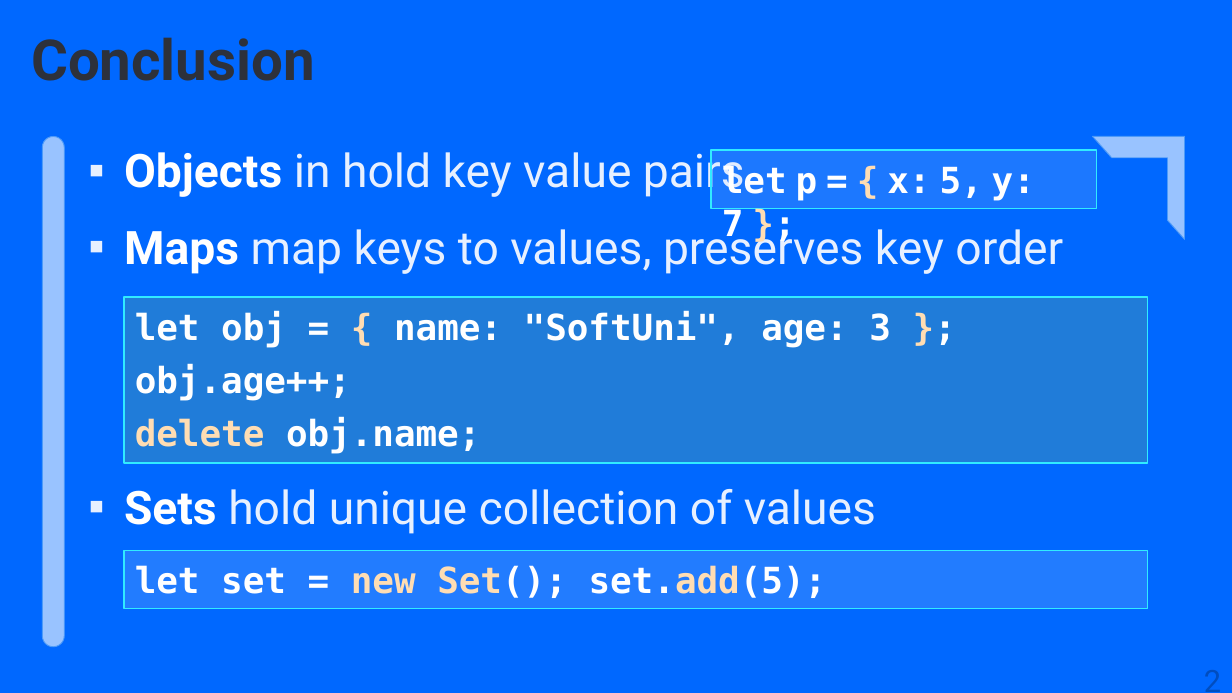
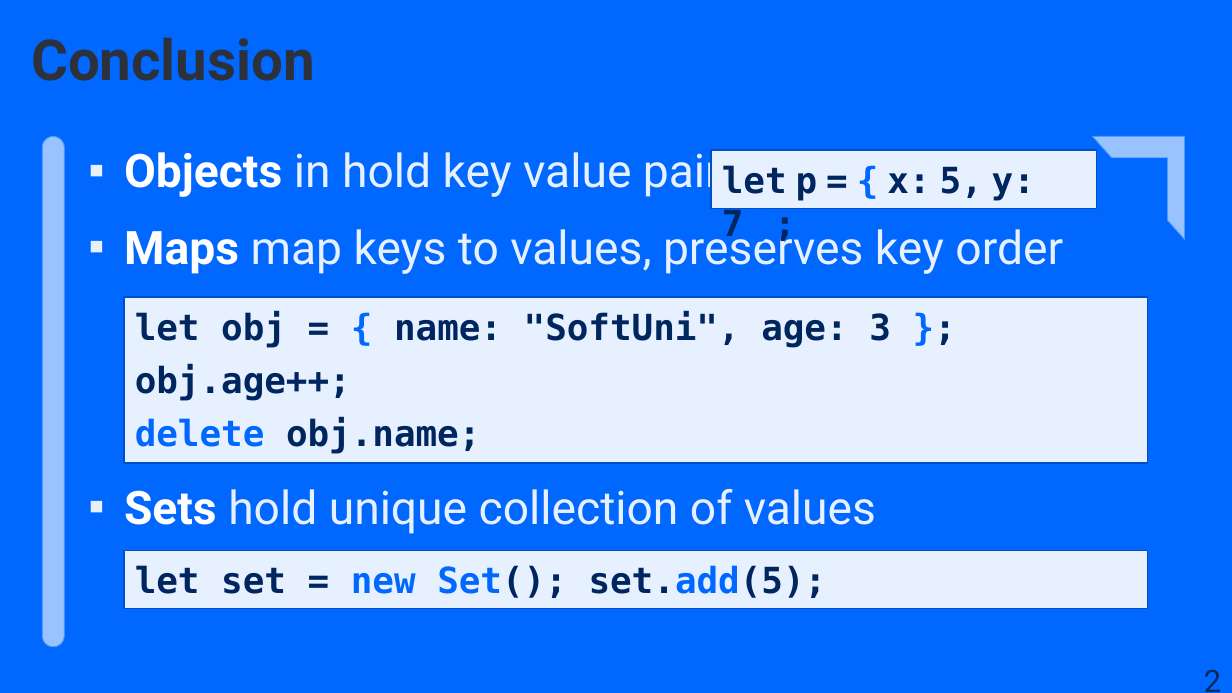
Before and after one commit to SoftUni/SoftUni-Course-Converter, a slide deck: slide 23 of Document-Templates/SoftUni-BUDITEL-PowerPoint-Template-EN-Apr-2024.pptx. Drawn at 1232x693 pixels with LibreOffice and Linux fonts; fonts in the diff are those of the drawing; background and template pictures are left out. Boxes give left, top, right and bottom in pixels: in the first picture for what was removed or moved away, otherwise in the second. Text is boxed around its words. In the diff, an @@ line names an element or a change of style, - is before the commit and + after.

Commit message:
Added SoftUni Buditel templates (still unfinished)

```diff
--- a/Document-Templates/SoftUni-BUDITEL-PowerPoint-Template-EN-Apr-2024.pptx
+++ b/Document-Templates/SoftUni-BUDITEL-PowerPoint-Template-EN-Apr-2024.pptx
@@ rectangle "let p = { x: ..." at <box>711,150,1096,208</box>: text colour #FFFFFF to #00265F in "let p = x: 5, y: 7 ..."; text colour #FFDDB3 to #0068FF in "{ };"; fill #BFD9FF at 15% opacity to #E7F0FF; outline #31EBFF 1 pt to #004FC7 1 pt @@
@@ rectangle "let obj = { name: ..." at <box>124,297,1147,463</box>: text colour #FFFFFF to #00265F in "let obj = name: "SoftUni", age: 3 ...", "obj.age++;", "obj.name;"; text colour #FFDDB3 to #0068FF, letter outline #E7F0FF 0.75 pt to none in "{ };", "delete"; fill #DBF000 at 15% opacity to #E7F0FF; outline #31EBFF 1 pt to #004FC7 1 pt @@
@@ rectangle "let set = new Set(); ..." at <box>124,550,1147,608</box>: text colour #FFFFFF to #00265F in "let set = Set(); set.add(5);"; text colour #FFDDB3 to #0068FF in "new Set(); set.add(5);"; less space between paragraphs; fill #E7F0FF at 15% opacity to #E7F0FF; outline #31EBFF 1 pt to #004FC7 1 pt @@
@@ page number at <box>1195,658,1232,688</box>: text colour #004DBF to #00265F @@
```
Also in this commit, not shown: 12 other slides changed, 1 slide added, 1 slide removed, 1 other file.
